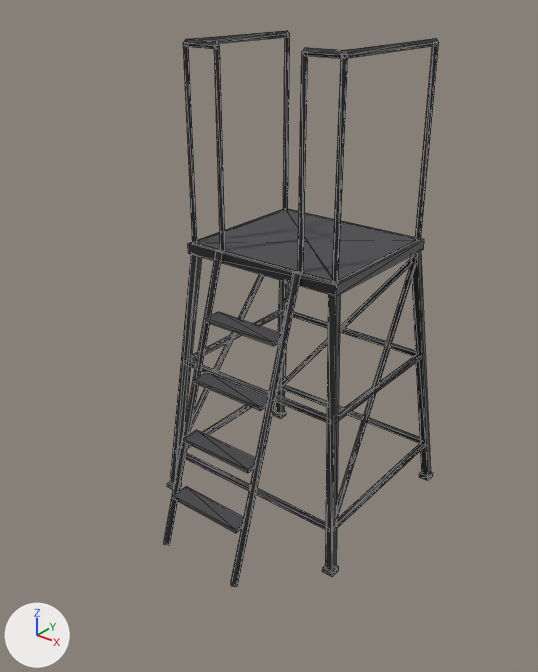
What one commit did to the glTF model apps/desktop/src/view3d/assets/pit/podium-tower-5ft-black-low.glb.
One viewpoint serves both versions: a camera (50 mm lens) standing at (2.14, -2.99, 2.76) and looking at (0.04, -0.36, 1.12). Lighting does not change. The marker at lower left points along +X, +Y and +Z. The picture after the commit comes second. Mesh edges are drawn as thin lines. Where no turn or scale is listed for an object, it has been applied to the vertices. Vertices at exactly the same position are counted once.

Names of what the first picture shows: 'powder-black', 'rubber', 'tread'.
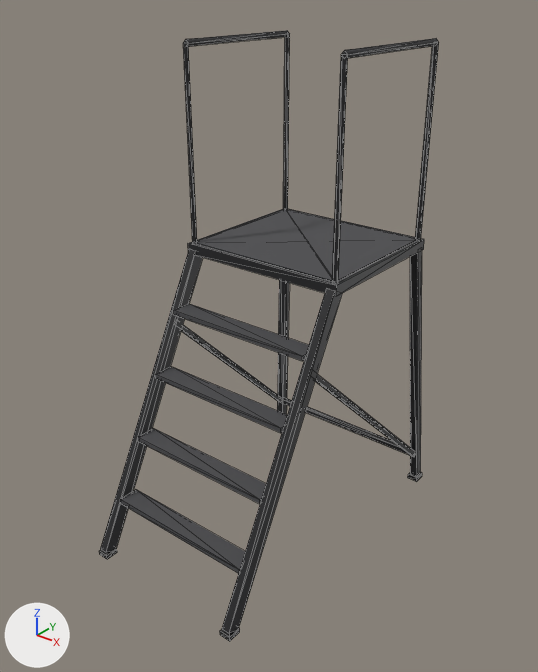
Location of each change, [x1, y1, x2, y2] in pixels of the pictures (538 x 672 px; the box of a moved part takes in the faces that stretch with it):
'powder-black', reshaped (23% wider, 8% taller): before [164, 30, 439, 587]; after [100, 30, 439, 634]
'tread', reshaped (22% wider, 13% taller): before [173, 209, 418, 533]; after [120, 209, 418, 574]
'rubber', reshaped: before [167, 411, 433, 577]; after [99, 472, 422, 641]
part 1 of me_powder_black, moved or reshaped: before [276, 280, 288, 414]; after [277, 280, 290, 414]
part 2 of me_powder_black, moved or reshaped: before [191, 274, 264, 428]; after [181, 325, 282, 402]
part 3 of me_powder_black, moved or reshaped: before [411, 251, 431, 476]; after [410, 250, 422, 477]
part 4 of me_powder_black, moved or reshaped: before [337, 259, 416, 518]; after [315, 374, 416, 457]
part 5 of me_powder_black, added: after [280, 398, 411, 456]
part 6 of me_powder_black, deleted: before [164, 250, 425, 587]
part 7 of me_powder_black, reshaped: before [170, 39, 344, 571]; after [100, 249, 342, 634]
part 8 of me_rubber, moved or reshaped: before [274, 411, 286, 418]; after [99, 548, 117, 559]
part 9 of me_rubber, moved or reshaped: before [322, 566, 339, 577]; after [408, 472, 422, 482]
part 10 of me_rubber, moved or reshaped: before [419, 472, 433, 481]; after [220, 628, 240, 641]
part 11 of me_tread, moved or reshaped: before [173, 486, 244, 533]; after [120, 489, 245, 574]
part 12 of me_tread, moved or reshaped: before [183, 430, 256, 473]; after [138, 428, 266, 504]
part 13 of me_tread, moved or reshaped: before [194, 372, 268, 411]; after [155, 366, 287, 433]
part 14 of me_tread, moved or reshaped: before [205, 312, 281, 346]; after [173, 304, 309, 361]

What changed in the scene script:
```text
Change me_powder_black:
    remove me_powder_black.from_pydata(...)  # 204 vertices, 336 faces; spans x -0.58..0.58, y -0.92..0.53, z -0.01..2.49
    add me_powder_black.from_pydata(...)  # 104 vertices, 168 faces; spans x -0.54..0.54, y -1.17..0.49, z 0.01..2.49
    me_powder_black part 1: the loose piece of 8 vertices spanning x -0.58..-0.41, y 0.36..0.53, z 0.02..1.47 is multiplied about its middle by the matrix ((0.999, 0.003, -0.035), (-0.002, 1.0, 0.031), (0.035, -0.031, 0.999)), then moved by (0.03, -0.02, 0.0)
    me_powder_black part 2: the loose piece of 8 vertices spanning x -0.55..-0.42, y -0.5..0.39, z 0.24..1.43 is multiplied about its middle by the matrix ((-0.932, 0.19, 0.012), (-0.189, -0.919, -0.156), (-0.02, -0.155, 0.938)), then moved by (0.02, -0.01, -0.18)
    me_powder_black part 3: the loose piece of 8 vertices spanning x 0.41..0.58, y 0.36..0.53, z 0.02..1.47 is multiplied about its middle by the matrix ((0.999, -0.003, 0.035), (0.002, 1.0, 0.031), (-0.035, -0.031, 0.999)), then moved by (-0.03, -0.02, 0.0)
    me_powder_black part 4: the loose piece of 8 vertices spanning x 0.42..0.55, y -0.5..0.39, z 0.24..1.43 is multiplied about its middle by the matrix ((-0.932, -0.19, -0.012), (0.189, -0.919, -0.156), (0.02, -0.155, 0.938)), then moved by (-0.02, -0.01, -0.18)
    me_powder_black part 5: a new loose piece, a box spanning x -0.513..0.513, y 0.433..0.463, z 0.165..0.195, in mat_powder_black (black #272729)
    me_powder_black part 6: 11 loose pieces with 88 vertices, spanning x -0.55..0.55, y -0.92..0.5, z -0.01..1.53, are deleted
    me_powder_black part 7: 36 vertices removed from x -0.58..0.58, y -0.53..-0.36, z 0.02..2.49; 16 vertices added at x -0.45..0.45, y -1.17..-0.35, z 0.01..1.49
Change me_rubber:
    remove me_rubber.from_pydata(...)  # 32 vertices, 48 faces; spans x -0.593..0.593, y -0.543..0.543, z 0.0..0.025
    add me_rubber.from_pydata(...)  # 32 vertices, 48 faces; spans x -0.543..0.543, y -1.173..0.503, z 0.0..0.025
    me_rubber part 8: the loose piece of 8 vertices spanning x -0.593..-0.533, y 0.483..0.543, z 0.0..0.025 is scaled about its middle by (1, 1.17, 1), then moved by (0.136, -1.651, 0.0)
    me_rubber part 9: the loose piece of 8 vertices spanning x 0.533..0.593, y -0.543..-0.483, z 0.0..0.025 is scaled about its middle by (1, 1.17, 1), then moved by (-0.05, 0.98, 0.0)
    me_rubber part 10: the loose piece of 8 vertices spanning x 0.533..0.593, y 0.483..0.543, z 0.0..0.025 is scaled about its middle by (1, 1.17, 1), then moved by (-0.136, -1.651, 0.0)
    other edits to the shape of me_rubber do not show in these pictures
Change me_tread:
    remove me_tread.from_pydata(...)  # 40 vertices, 60 faces; spans x -0.437..0.437, y -0.847..0.386, z 0.285..1.524
    add me_tread.from_pydata(...)  # 40 vertices, 60 faces; spans x -0.437..0.437, y -1.041..0.386, z 0.28..1.524
    me_tread part 11: the loose piece of 8 vertices spanning x -0.218..0.218, y -0.847..-0.747, z 0.285..0.305 is scaled about its middle by (1.87, 1.1, 1.25), then moved by (0.0, -0.189, -0.002)
    me_tread part 12: the loose piece of 8 vertices spanning x -0.218..0.218, y -0.749..-0.649, z 0.59..0.61 is scaled about its middle by (1.87, 1.1, 1.25), then moved by (0.0, -0.135, -0.003)
    me_tread part 13: the loose piece of 8 vertices spanning x -0.218..0.218, y -0.651..-0.551, z 0.894..0.914 is scaled about its middle by (1.87, 1.1, 1.25), then moved by (0.0, -0.08, -0.002)
    me_tread part 14: the loose piece of 8 vertices spanning x -0.218..0.218, y -0.554..-0.454, z 1.199..1.219 is scaled about its middle by (1.87, 1.1, 1.25), then moved by (0.0, -0.025, -0.002)
```
